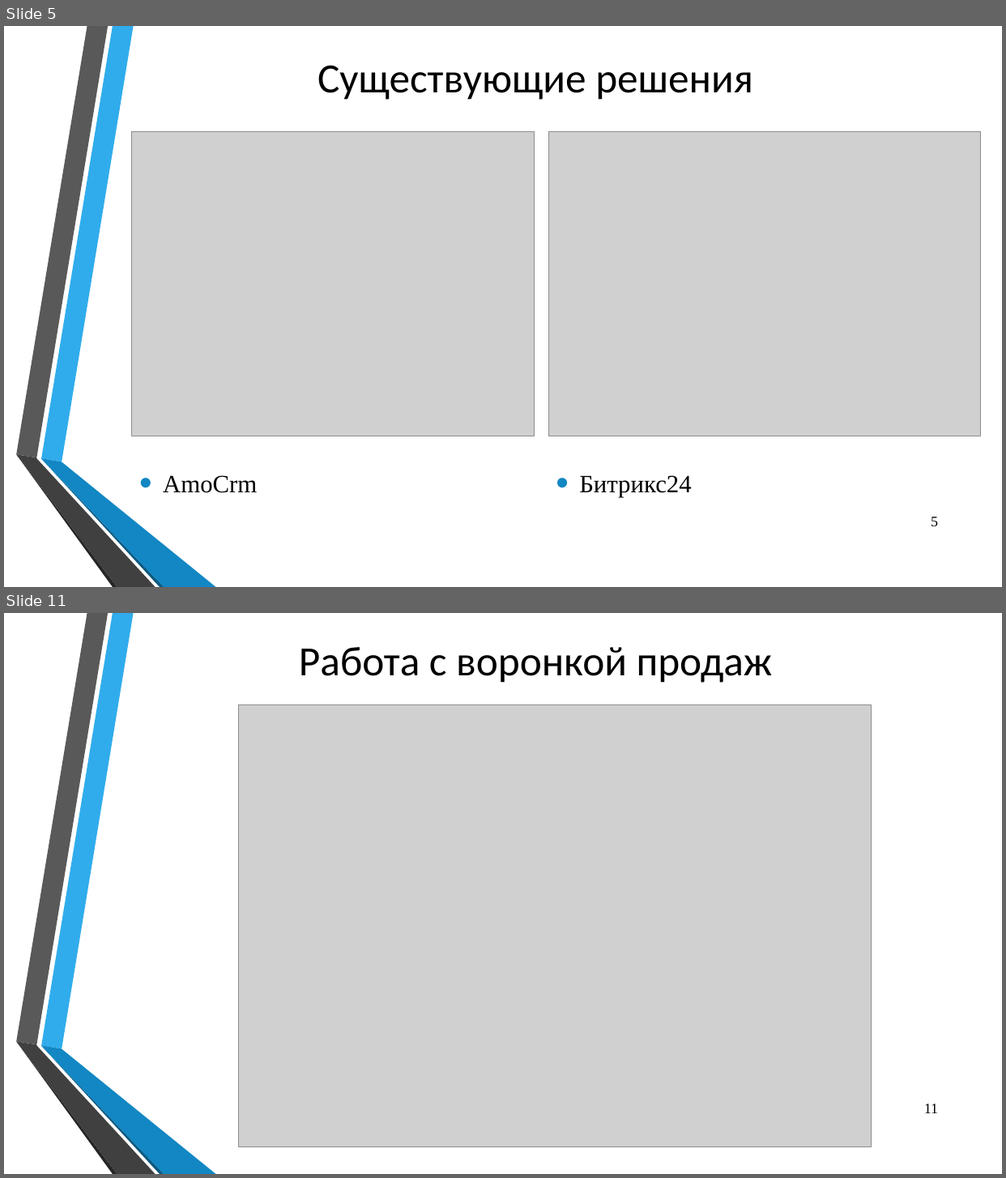
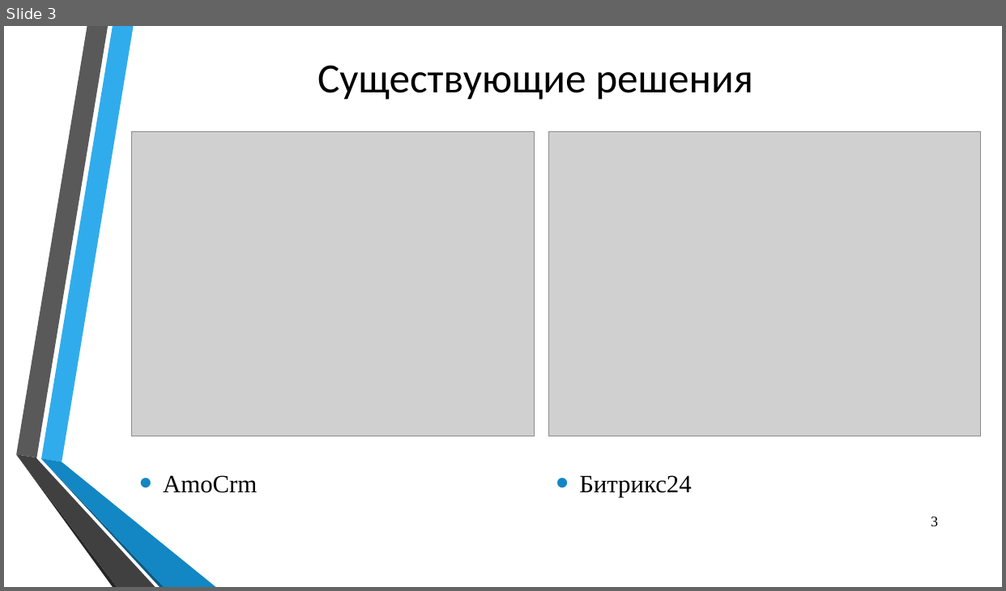
Before and after one commit to Yaroher2442/diplom-dev, a slide deck: diplom_preza.pptx. Shown one above the other, each under a label of ours: slides 5 and 11 before the commit, slide 3 after it; the slides between them are not shown. The pictures are 1006x1178 and 1006x591 pixels, drawn with LibreOffice and Linux fonts; fonts in the diff are those of the drawing; grey boxes stand for pictures; background and template pictures are left out. Boxes give left, top, right and bottom in pixels: in the first picture for what was removed or moved away, otherwise in the second. Text is boxed around its words. In the diff, an @@ line names an element or a change of style, - is before the commit and + after.

```diff
--- a/diplom_preza.pptx
+++ b/diplom_preza.pptx
@@ slide 11 removed at [4,613,1002,1174], background picture (left out); not listed: 6 template elements that a slide beside it also shows @@
@@ title removed at [299,647,773,683] @@
-Работа с воронкой продаж
@@ picture removed at [238,705,871,1148] @@
@@ page number removed at [924,1104,938,1114] @@
-11
@@ what was slide 5 is now slide 3 @@
@@ page number at [931,517,938,527]: text changed @@
-5
+3
```
Also in this commit, not shown: 3 slides changed, 6 slides added, 9 other slides removed, 2 other files.
